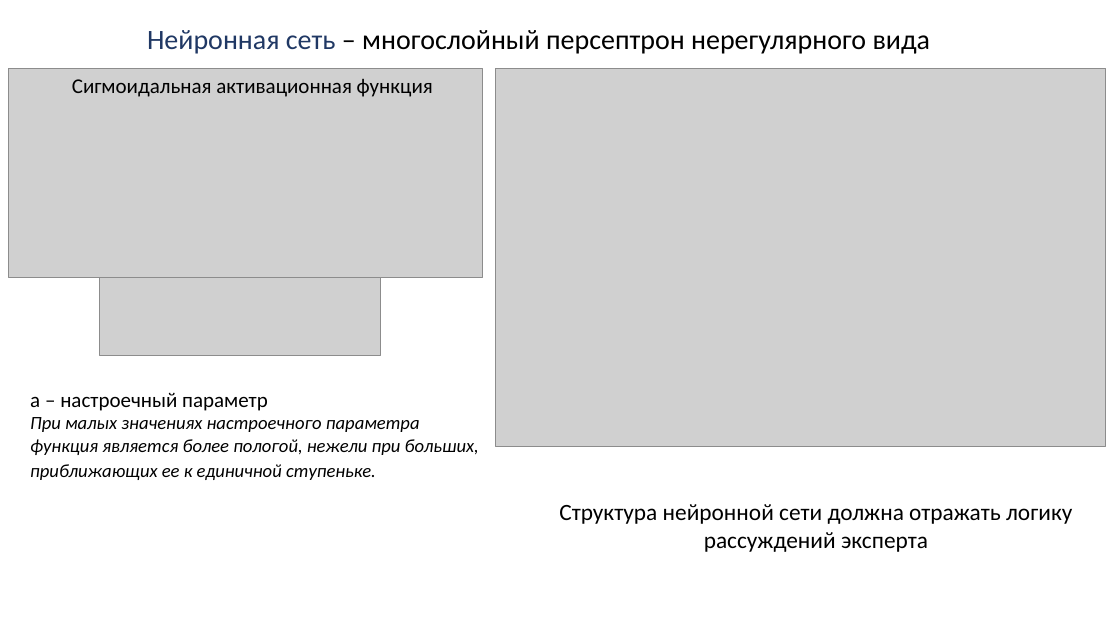
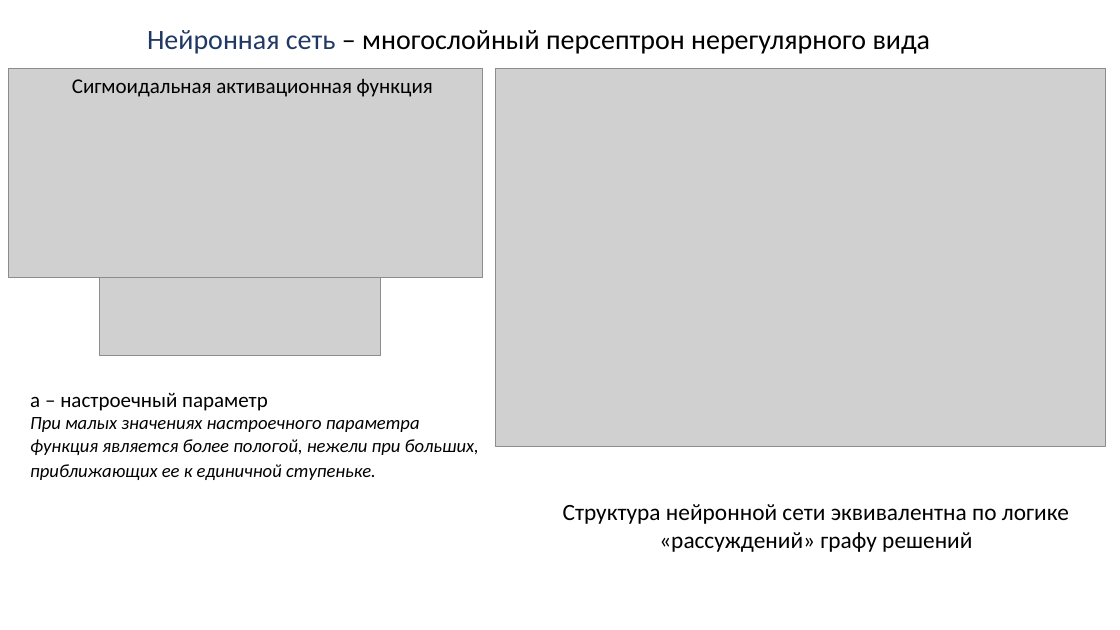
Before and after one commit to sevoster/hybrid-decision-making-system, a slide deck: slide 15 of docs/Синтетическая Презентация.pptx. Drawn at 1120x630 pixels with LibreOffice and Linux fonts; fonts in the diff are those of the drawing; grey boxes stand for pictures. Boxes give left, top, right and bottom in pixels: in the first picture for what was removed or moved away, otherwise in the second. Text is boxed around its words. In the diff, an @@ line names an element or a change of style, - is before the commit and + after.

```diff
--- a/docs/Синтетическая Презентация.pptx
+++ b/docs/Синтетическая Презентация.pptx
@@ text at (563, 504, 1069, 552): text changed @@
-Структура нейронной сети должна отражать логику рассуждений эксперта
+Структура нейронной сети эквивалентна по логике «рассуждений» графу решений
```
Also in this commit, not shown: 14 other slides changed, 9 slides added, 6 slides removed, 8 other files.
